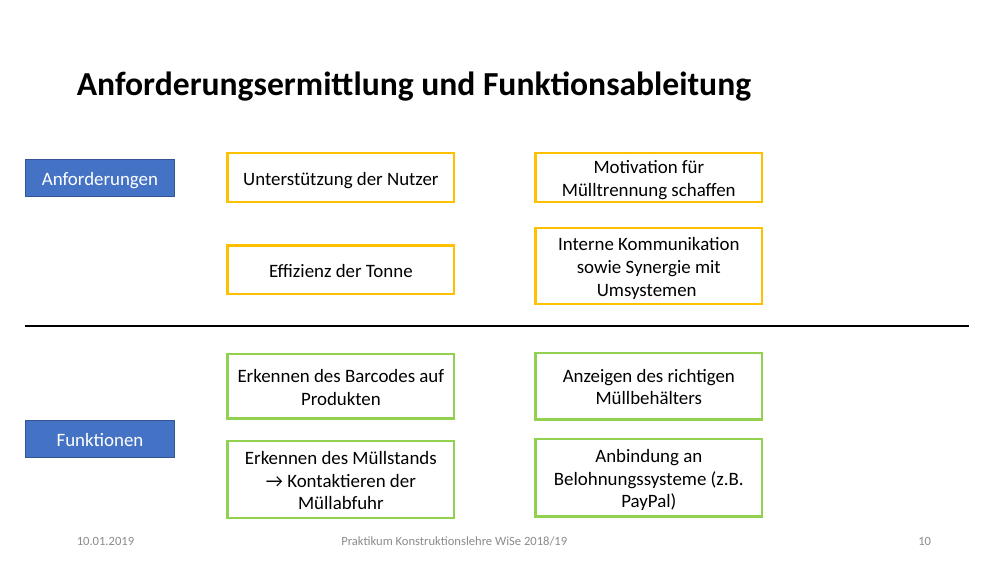
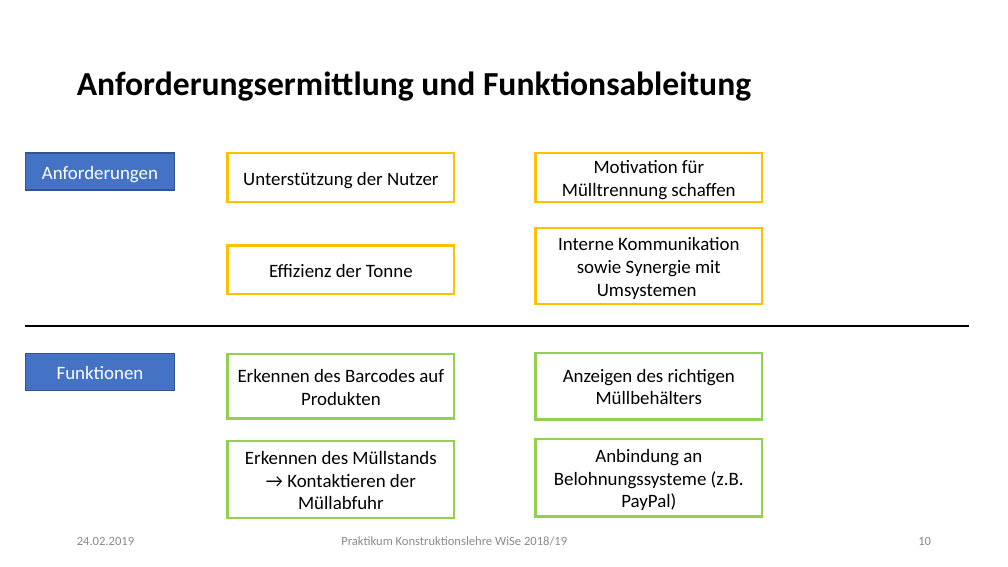
Before and after one commit to KLPraktikum/Code, a slide deck: slide 10 of Praktikum_KonLe_Doku.pptx. Drawn at 1008x567 pixels with LibreOffice and Linux fonts; fonts in the diff are those of the drawing; background and template pictures are left out. Boxes give left, top, right and bottom in pixels: in the first picture for what was removed or moved away, otherwise in the second. Text is boxed around its words. In the diff, an @@ line names an element or a change of style, - is before the commit and + after.

```diff
--- a/Praktikum_KonLe_Doku.pptx
+++ b/Praktikum_KonLe_Doku.pptx
@@ rectangle "Anforderungen" moved from (x1=25, y1=159, x2=175, y2=196) to (x1=25, y1=153, x2=175, y2=190) @@
@@ rectangle "Funktionen" moved from (x1=25, y1=420, x2=175, y2=457) to (x1=25, y1=354, x2=175, y2=391) @@
@@ text at (x1=77, y1=537, x2=134, y2=545): text changed @@
-10.01.2019
+24.02.2019
```
Also in this commit, not shown: 32 other slides changed, 1 slide removed, 1 other file.
